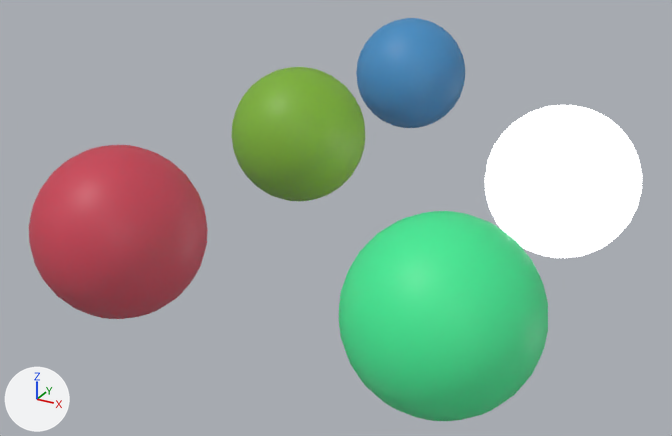
What one commit did to the Blender file Materials/SEUT.blend.
Camera for both pictures: a camera (50 mm lens) standing at (8.61, -9.21, 5.57) and looking at (1.4, 3.9, -0.99). Every picture has the same lights, and +X, +Y and +Z are marked at lower left.

Script lines for the objects in view, before the commit:
```python
ob_seut_material = bpy.data.objects.new('SEUT Material', me_sphere_013)
ob_seut_material.location = (5.0, 5.0, 0.0)
ob_smat_mirror_y = bpy.data.objects.new('.SMAT_Mirror_Y', me_sphere_010)
ob_smat_mirror_y.location = (0.0, 5.0, 0.0)
ob_smat_mountpoint = bpy.data.objects.new('.SMAT_Mountpoint', me_sphere_012)
ob_smat_mountpoint.location = (5.0, 0.0, 0.0)
# also in view: '.SMAT_Mirror_Z' at (0.0, 10.0, 0.0); '.SMAT_Mirror_X' at (0.0, 0.0, 0.0)
```
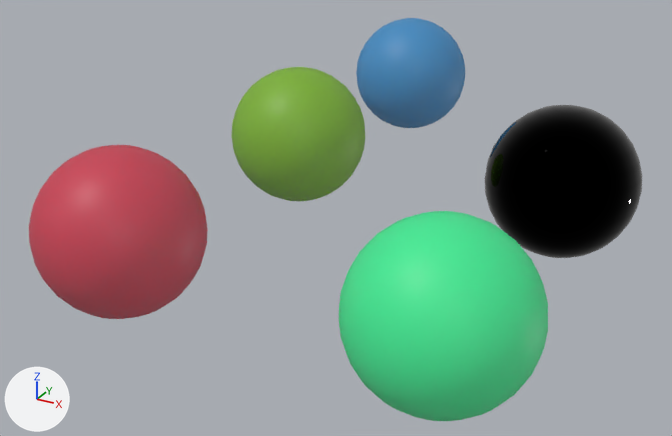
Commit message: Fix for paint color

Where the change shows, as pixel boxes [x1, y1, x2, y2] in the pictures (672 x 436 px):
'SEUT Material', recoloured (white to black)
    both: [485, 105, 642, 258]

The change, as a list of edits to the scene's bpy script:
```text
Change ng_seut_node_group:
    remove # nodes: Attribute x2, BsdfDiffuse, BsdfPrincipled, Invert x2, Math x3, MixRGB x7, MixShader, NormalMap, SeparateColor, TexImage, VectorMath
    nodes: Attribute x2, BsdfDiffuse, BsdfPrincipled, Invert x2, Math x3, Mix, MixRGB x7, MixShader, NormalMap, SeparateColor, TexImage, Value
```
